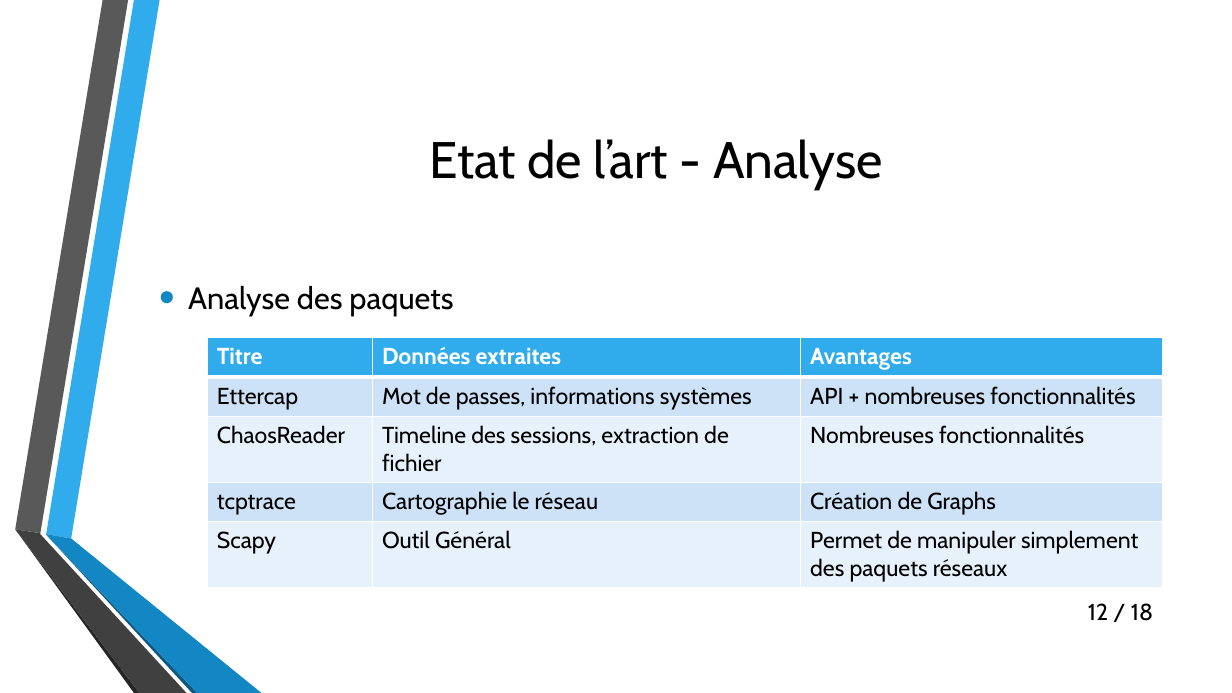
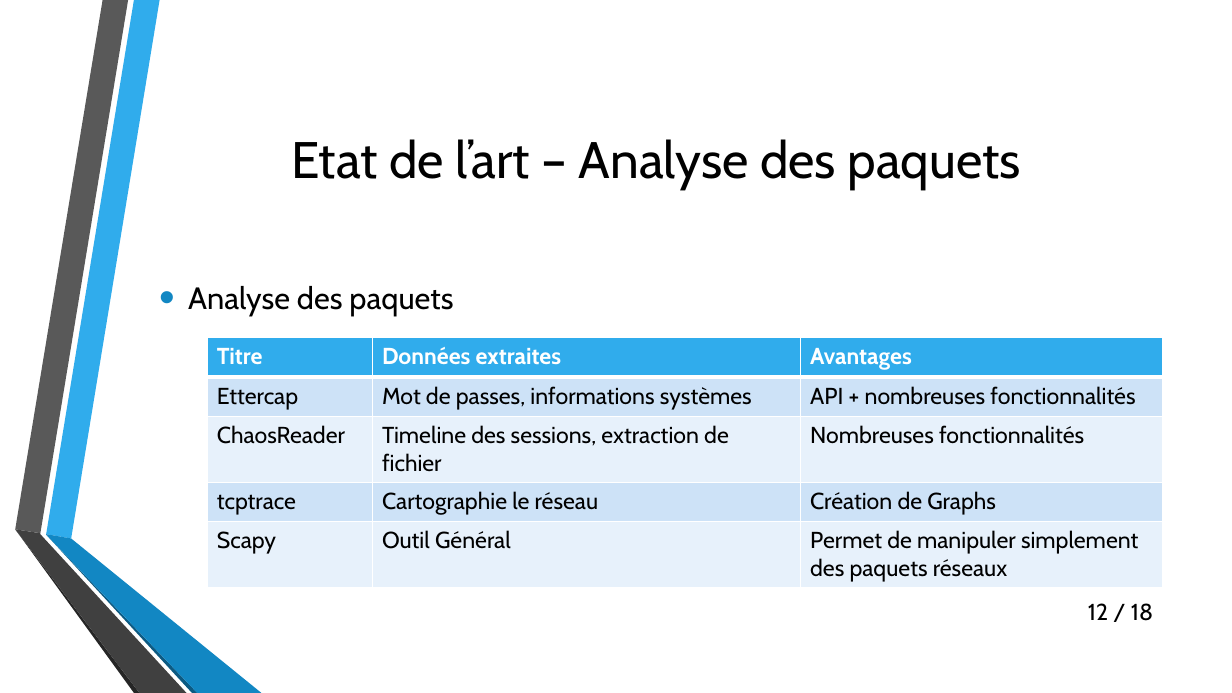
Before and after one commit to lechinoix/Pcap-visualization-project, a slide deck: slide 12 of Présentation de mi-projet/Outils de visualisation de capture réseau.pptx. Drawn at 1232x693 pixels with LibreOffice and Linux fonts; fonts in the diff are those of the drawing; background and template pictures are left out. Boxes give left, top, right and bottom in pixels: in the first picture for what was removed or moved away, otherwise in the second. Text is boxed around its words. In the diff, an @@ line names an element or a change of style, - is before the commit and + after.

```diff
--- a/Présentation de mi-projet/Outils de visualisation de capture réseau.pptx
+++ b/Présentation de mi-projet/Outils de visualisation de capture réseau.pptx
@@ title at box(291, 139, 1021, 189): text changed @@
-Etat de l’art - Analyse
+Etat de l’art – Analyse des paquets
```
Also in this commit, not shown: 2 other slides changed.
